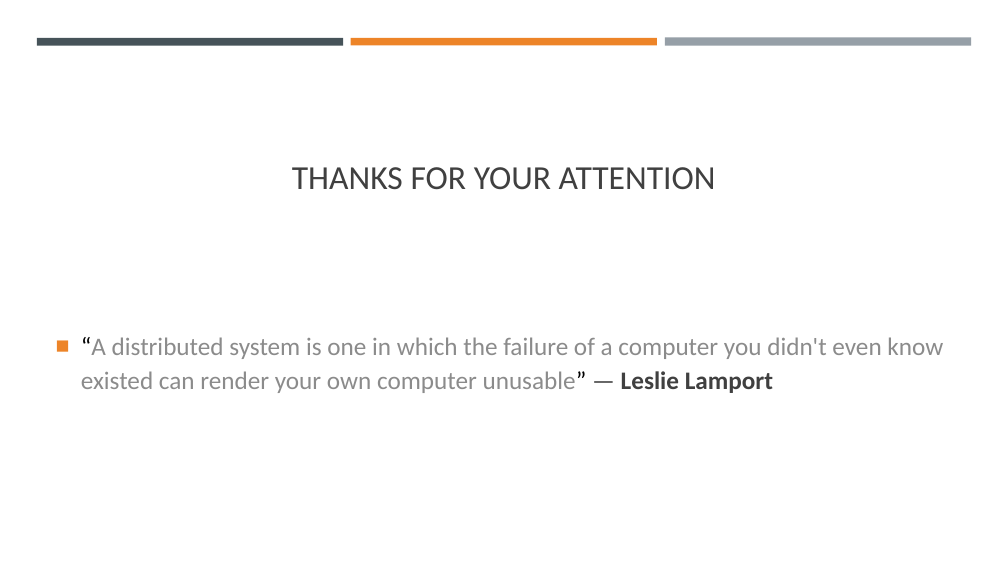
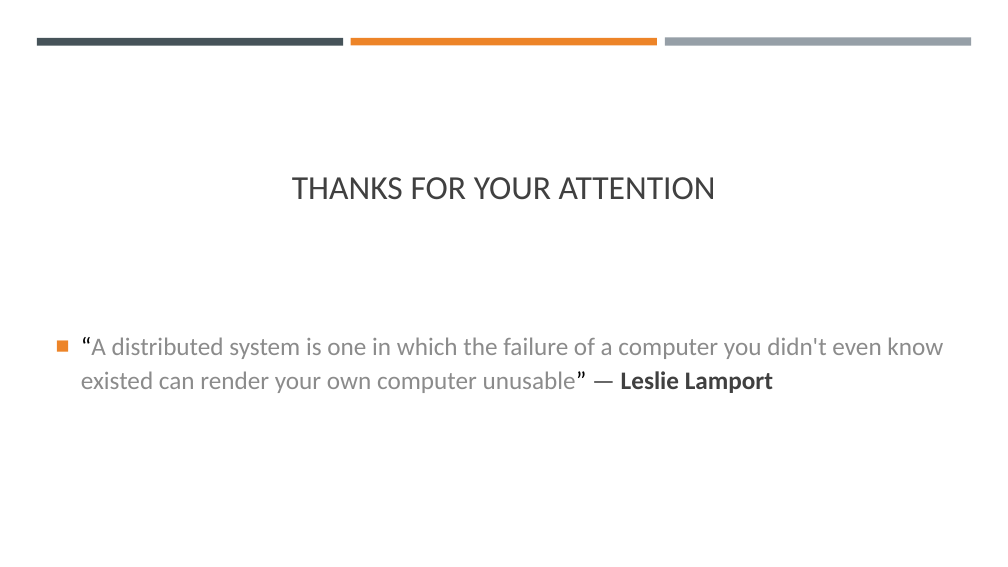
Before and after one commit to margaeor/COMP414-Distributed-Systems, a slide deck: slide 15 of presentation/Distributed.pptx (slide 14 before the commit). Drawn at 1008x567 pixels with LibreOffice and Linux fonts; fonts in the diff are those of the drawing. Boxes give left, top, right and bottom in pixels: in the first picture for what was removed or moved away, otherwise in the second. Text is boxed around its words. In the diff, an @@ line names an element or a change of style, - is before the commit and + after.

```diff
--- a/presentation/Distributed.pptx
+++ b/presentation/Distributed.pptx
@@ title "THANKS FOR YOUR ATTENTION": place and size @@
-title "THANKS FOR YOUR ATTENTION" at [292,167,716,189]
+title "THANKS FOR YOUR ATTENTION" at [292,177,716,199]
```
Also in this commit, not shown: 1 slide added.
